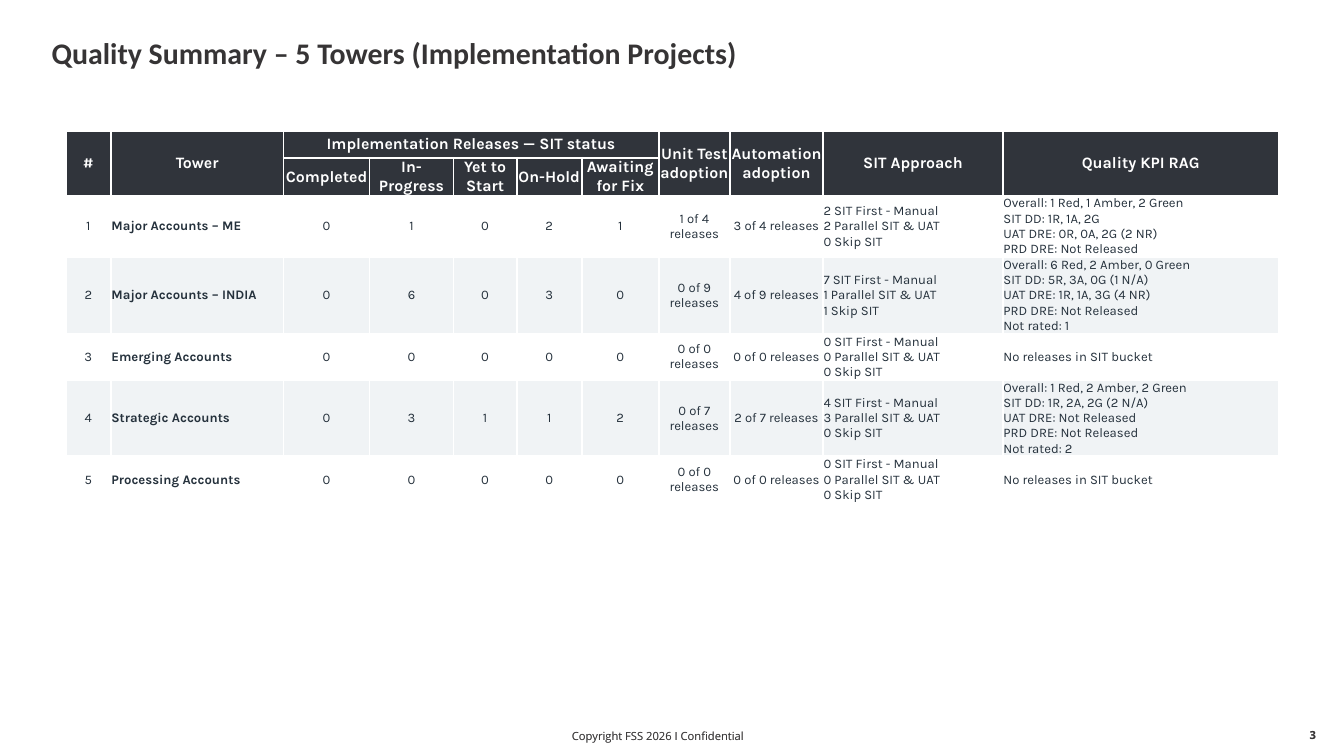
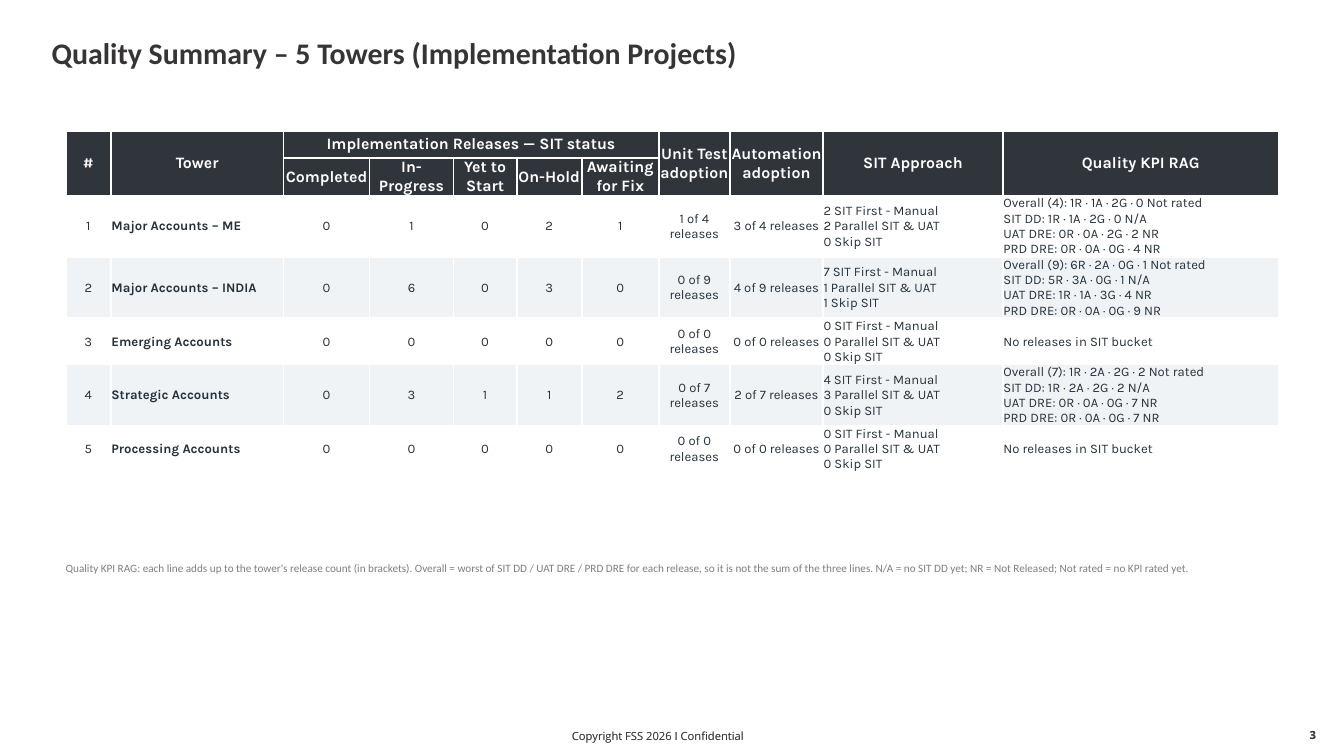
Before and after one commit to karthiksaai1985/KPI, a slide deck: slide 3 of KPI_20Nov2026_v1.4.pptx. Drawn at 1344x756 pixels with LibreOffice and Linux fonts; fonts in the diff are those of the drawing; background and template pictures are left out. Boxes give left, top, right and bottom in pixels: in the first picture for what was removed or moved away, otherwise in the second. Text is boxed around its words. In the diff, an @@ line names an element or a change of style, - is before the commit and + after.

```diff
--- a/KPI_20Nov2026_v1.4.pptx
+++ b/KPI_20Nov2026_v1.4.pptx
@@ table at (66,131,1279,512) @@
-row 3, column 11: Overall: 1 Red, 1 Amber, 2 Green SIT DD: 1R, 1A, 2G UAT DRE: 0R, 0A, 2G (2 NR) PRD DRE: Not Released
+row 3, column 11: Overall (4): 1R · 1A · 2G · 0 Not rated SIT DD: 1R · 1A · 2G · 0 N/A UAT DRE: 0R · 0A · 2G · 2 NR PRD DRE: 0R · 0A · 0G · 4 NR
-row 4, column 11: Overall: 6 Red, 2 Amber, 0 Green SIT DD: 5R, 3A, 0G (1 N/A) UAT DRE: 1R, 1A, 3G (4 NR) PRD DRE: Not Released Not rated: 1
+row 4, column 11: Overall (9): 6R · 2A · 0G · 1 Not rated SIT DD: 5R · 3A · 0G · 1 N/A UAT DRE: 1R · 1A · 3G · 4 NR PRD DRE: 0R · 0A · 0G · 9 NR
-row 6, column 11: Overall: 1 Red, 2 Amber, 2 Green SIT DD: 1R, 2A, 2G (2 N/A) UAT DRE: Not Released PRD DRE: Not Released Not rated: 2
+row 6, column 11: Overall (7): 1R · 2A · 2G · 2 Not rated SIT DD: 1R · 2A · 2G · 2 N/A UAT DRE: 0R · 0A · 0G · 7 NR PRD DRE: 0R · 0A · 0G · 7 NR
@@ text added at (66,564,1188,574), 12 pt, text #7F7F7F @@
+Quality KPI RAG: each line adds up to the tower's release count (in brackets). Overall = worst of SIT DD / UAT DRE / PRD DRE for each release, so it is not the sum of the three lines. N/A = no SIT DD yet; NR = Not Released; Not rated = no KPI rated yet.
```
Also in this commit, not shown: 1 other slide changed.
